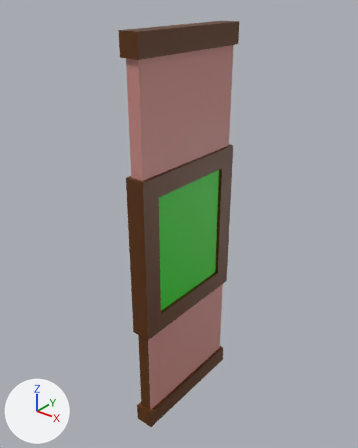
The Blender file Assets/Visual Elements/Models/Walls/Classic Window 1.blend: old version first, new version second.
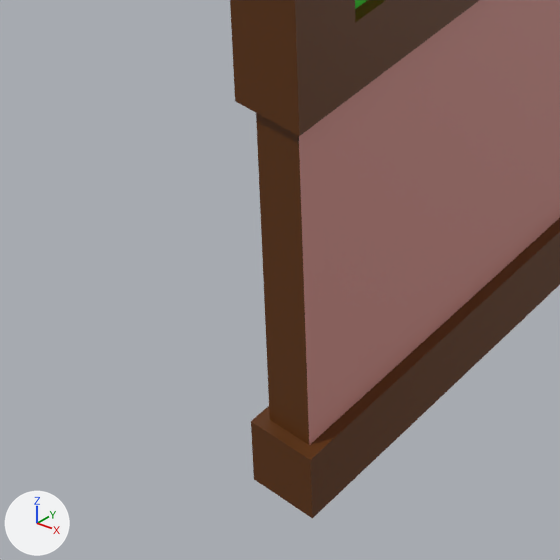
Old and new are each drawn whole from a 50 mm lens placed at (2.1, -3.19, 3.27), pointed at (-0.06, -0.49, 1.59) and again close up on the part from 22% to 58% of the width and 69% to 98% of the height. The axes (+X, +Y, +Z) are drawn at lower left. The lights are the same throughout. The last two pictures show the newer version.

The scene before the commit, as lines of its bpy script (objects in view):
```python
me_window = bpy.data.meshes.new('Window')
me_window.from_pydata(...)  # 52 vertices, 41 faces; spans x -0.08..0.08, y -0.03..3.03, z -0.03..1.02
# faces by material slot: [6, 33, 2]
me_window.materials.append(mat_wall)  # pink #cb8c85
me_window.materials.append(mat_trim)  # brown #5d3000
me_window.materials.append(mat_glass)  # green #1bcb00
ob_window = bpy.data.objects.new('Window', me_window)
ob_window.location = (0.0, 0.0, 0.0)
ob_window.rotation_euler = (1.571, 0.0, 0.0)  # degrees (90, 0, 0)
```
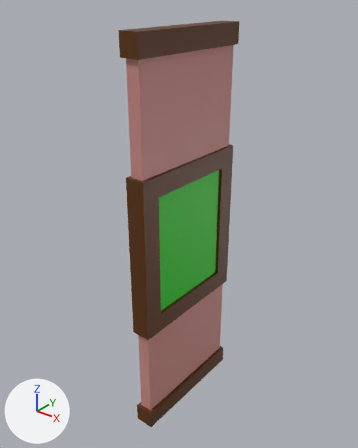
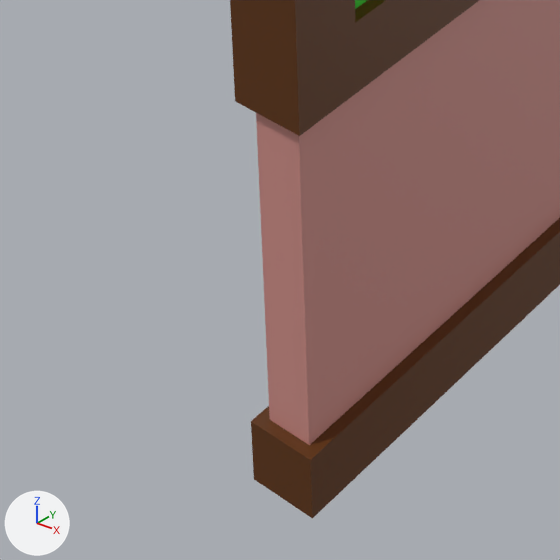
The change, as a list of edits to the scene's bpy script:
```text
Add mat_wall2:
    mat_wall2 = principled_material('Wall2')
    mat_wall2.base_color = (0.597, 0.262, 0.236)  # pink #cb8c85
Change me_window:
    where me_window.from_pydata(...)  # 52 vertices, 41 faces; spans x -0.08..0.08, y -0.03..3.03, z -0.03..1.02
    used by ob_window; location = (0.0, 0.0, 0.0); rotation_euler = (1.571, 0.0, 0.0), in degrees (90, 0, 0)
    me_window part 1: the 1 face centred in x 0.0, y 0.5, z 1.0 switches from mat_trim (brown #5d3000) to mat_wall (pink #cb8c85)
    add me_window.materials.append(mat_wall2)  # pink #cb8c85
```

Where the change shows, as pixel boxes [x1, y1, x2, y2] in the close-ups (560 x 560 px):
part 1 of me_window, recoloured (lighter): [256, 113, 309, 445] in both
